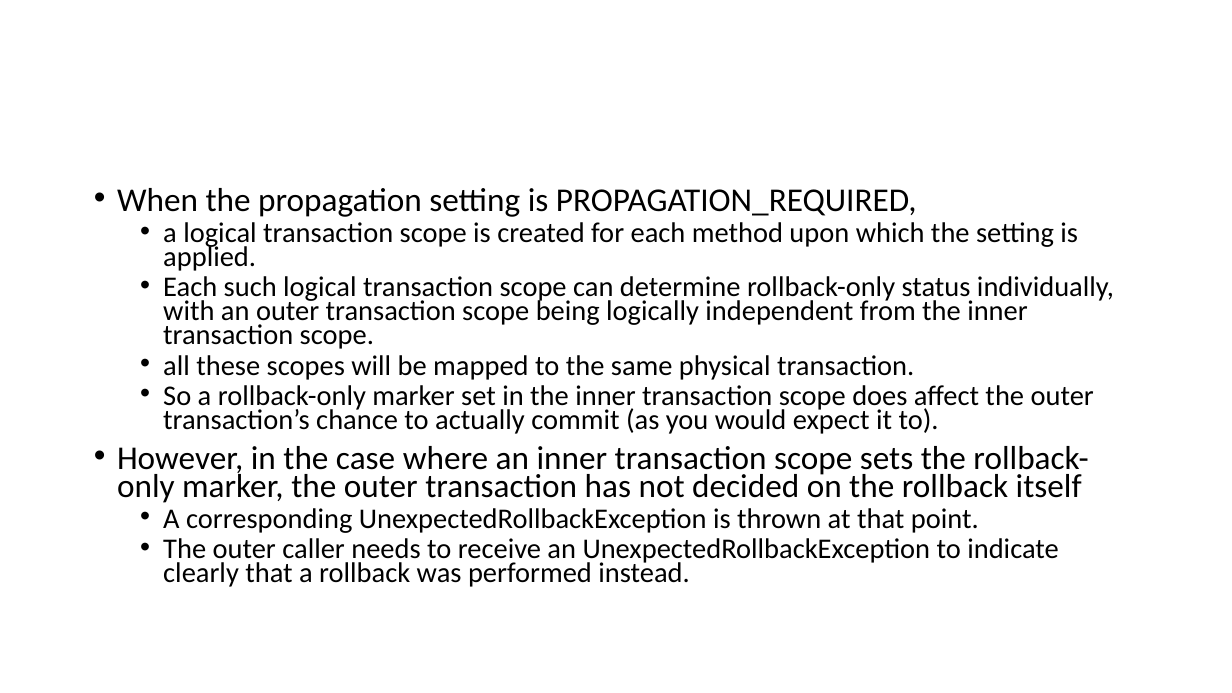
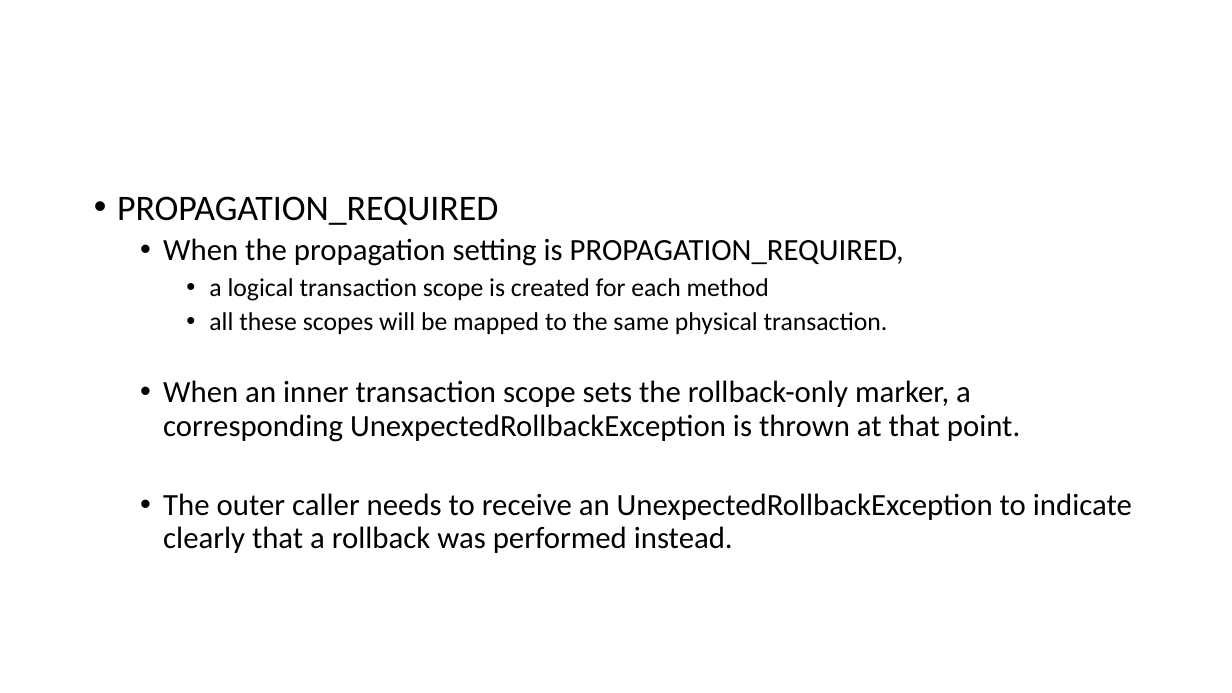
Before and after one commit to lawren43/mytest-repo, a slide deck: slide 19 of test-springmvc/doc/3.JPA+Spring.pptx (slide 26 before the commit). Drawn at 1232x693 pixels with LibreOffice and Linux fonts; fonts in the diff are those of the drawing. Boxes give left, top, right and bottom in pixels: in the first picture for what was removed or moved away, otherwise in the second. Text is boxed around its words. In the diff, an @@ line names an element or a change of style, - is before the commit and + after.

```diff
--- a/test-springmvc/doc/3.JPA+Spring.pptx
+++ b/test-springmvc/doc/3.JPA+Spring.pptx
@@ text at <box>117,196,498,225</box>: paragraph added @@
+• PROPAGATION_REQUIRED
@@ text at <box>163,238,1132,553</box>: size 25.9 to 24 pt in "When the propagation setting is PROPAGATION_REQUIRED,"; size 22.2 to 20 pt in "all these scopes will be mapped to ..."; size 22.2 to 24 pt in "The outer caller needs to receive an ..."; list level 1 to 2 in "When the propagation setting is ..."; line spacing 0.7 to 0.9; list level 2 to 3 in "all these scopes will be ..." @@
@@ text at <box>209,278,769,301</box>: text changed; size 22.2 to 20 pt @@
-  • a logical transaction scope is created for each method upon which the setting is applied.
-  • Each such logical transaction scope can determine rollback-only status individually, with an outer transaction scope being logically independent from the inner transaction scope.
+    • a logical transaction scope is created for each method
@@ text at <box>163,380,1020,442</box>: text changed; size 22.2 to 24 pt @@
-  • So a rollback-only marker set in the inner transaction scope does affect the outer transaction’s chance to actually commit (as you would expect it to).
-• However, in the case where an inner transaction scope sets the rollback-only marker, the outer transaction has not decided on the rollback itself
-  • A corresponding UnexpectedRollbackException is thrown at that point.
+  • When an inner transaction scope sets the rollback-only marker, a corresponding UnexpectedRollbackException is thrown at that point.
```
Also in this commit, not shown: 20 other slides changed, 3 slides added, 9 slides removed.
